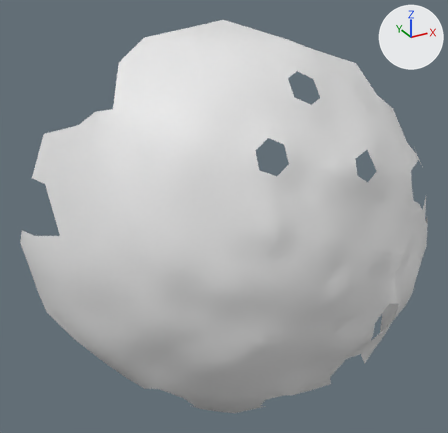
A saved change to the OBJ model res/final/onecam_fullvolume/06/cleanedup/FullVolium.000137.obj.
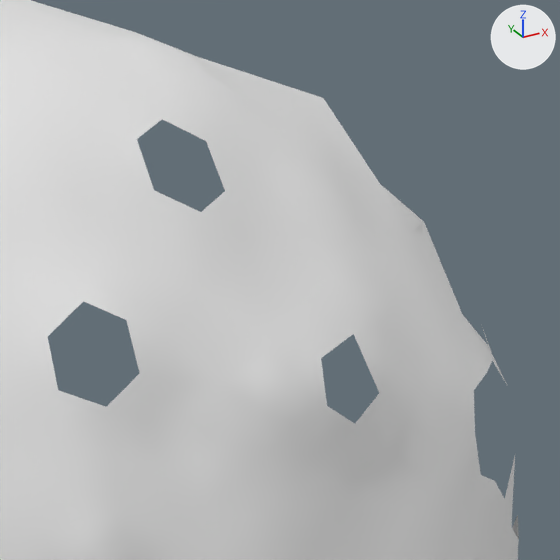
There are two pictures of each version: one whole from a 50 mm lens placed at (300.0, 499.8, -90.9), pointed at (398.2, 678.4, -180.2), one close up on the part from 53% to 99% of the width and 6% to 54% of the height. The axes (+X, +Y, +Z) are drawn at upper right. The lights are the same throughout. Where no turn or scale is listed for an object, it has been applied to the vertices.

In view in the first close-up: 'FullVolium.000137'.
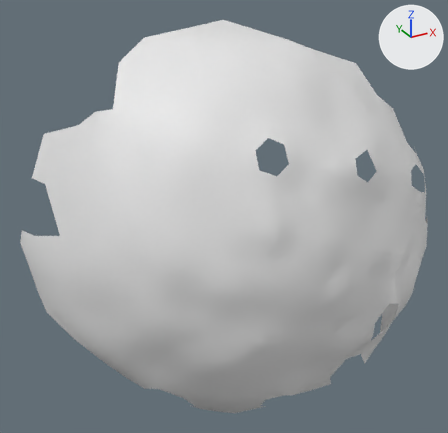
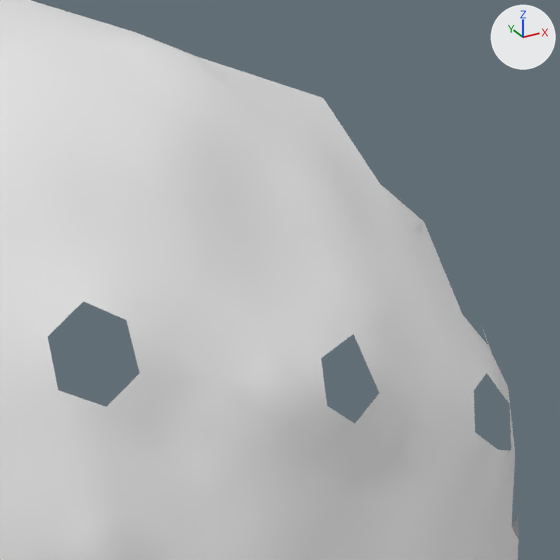
What differs and where, as boxes (x1, y1, x2, y2) in the close-ups (560 x 560 px):
```json
{"part": 1, "of": "me_fullvolium_000137", "change": "added", "after": [475, 361, 515, 499]}
{"part": 2, "of": "me_fullvolium_000137", "change": "added", "after": [137, 119, 225, 212]}
```

Edits to the scene script, one JSON object a line:
```json
{"block": "me_fullvolium_000137", "where": "me_fullvolium_000137.from_pydata(...)  # 579 vertices, 1079 faces; spans x 333.0..477.3, y 624.9..720.5, z -250.4..-117.4"}
{"block": "me_fullvolium_000137", "where": "# used by ob_fullvolium_000137; location = (0.0, 0.0, 0.0)"}
{"block": "me_fullvolium_000137", "where": "# verts and faces of me_fullvolium_000137; kept vertices keep their numbers, new ones are numbered from 579"}
{"block": "me_fullvolium_000137", "where": "# before: 412 (452.1, 642.6, -158.5) at pixel (486, 372), 420 (446.3, 637.7, -163.6) at pixel (475, 432), 422 (446.1, 635.8, -168.5) at pixel (480, 474), 428 (450.5, 637.6, -170.7) at pixel (494, 480), 429 (454.4, 639.1, -174.5) at pixel (504, 498)"}
{"block": "me_fullvolium_000137", "where": "# before: 430 (459.5, 643.0, -170.7), 451 (457.4, 646.9, -159.0) at pixel (492, 360), 452 (463.3, 649.1, -164.3)"}
{"block": "me_fullvolium_000137", "where": "# before: 447 (416.7, 655.0, -129.0) at pixel (205, 141), 450 (416.8, 651.1, -133.9) at pixel (225, 191), 525 (411.9, 656.9, -126.4) at pixel (162, 119), 526 (407.3, 655.0, -127.9) at pixel (136, 139), 527 (411.5, 648.2, -135.0) at pixel (200, 212)"}
{"block": "me_fullvolium_000137", "where": "# before: 528 (406.9, 650.7, -132.6) at pixel (154, 190)"}
{"block": "me_fullvolium_000137", "change": "me_fullvolium_000137 part 1"}
{"op": "add", "block": "me_fullvolium_000137", "code": "verts[579] = (450.2, 637.4, -166.5)  # pixel (498, 449)"}
{"op": "add", "block": "me_fullvolium_000137", "code": "verts[580] = (454.6, 639.3, -168.1)  # pixel (511, 450)"}
{"op": "add", "block": "me_fullvolium_000137", "code": "verts[581] = (456.6, 642.5, -163.4)  # pixel (509, 404)"}
{"op": "add", "block": "me_fullvolium_000137", "code": "faces += [(420, 422, 579), (428, 580, 579), (428, 429, 580), (422, 428, 579), (412, 581, 451), (429, 430, 580)]"}
{"op": "add", "block": "me_fullvolium_000137", "code": "faces += [(430, 581, 580), (451, 581, 452), (430, 452, 581)]"}
{"block": "me_fullvolium_000137", "change": "me_fullvolium_000137 part 2"}
{"op": "add", "block": "me_fullvolium_000137", "code": "verts[582] = (411.6, 651.6, -130.4)  # pixel (185, 163)"}
{"op": "add", "block": "me_fullvolium_000137", "code": "faces += [(527, 582, 528), (526, 528, 582), (447, 582, 450), (450, 582, 527), (525, 526, 582), (447, 525, 582)]"}
```
